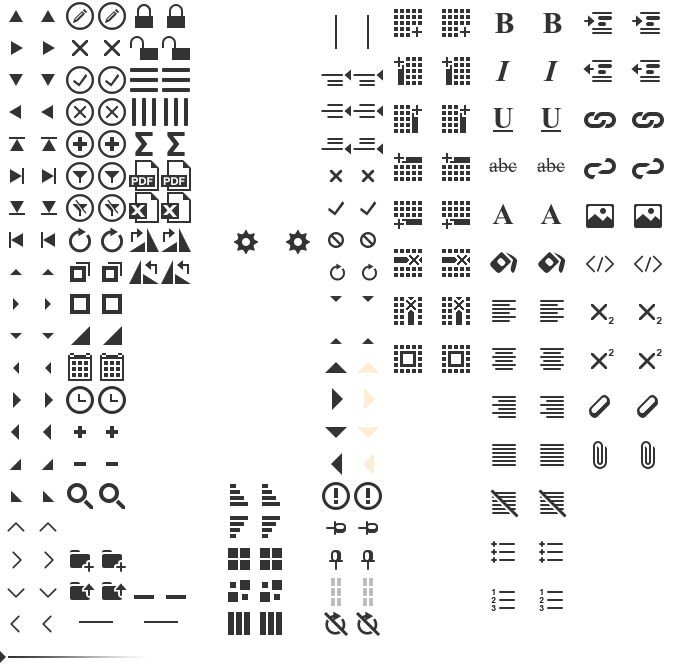
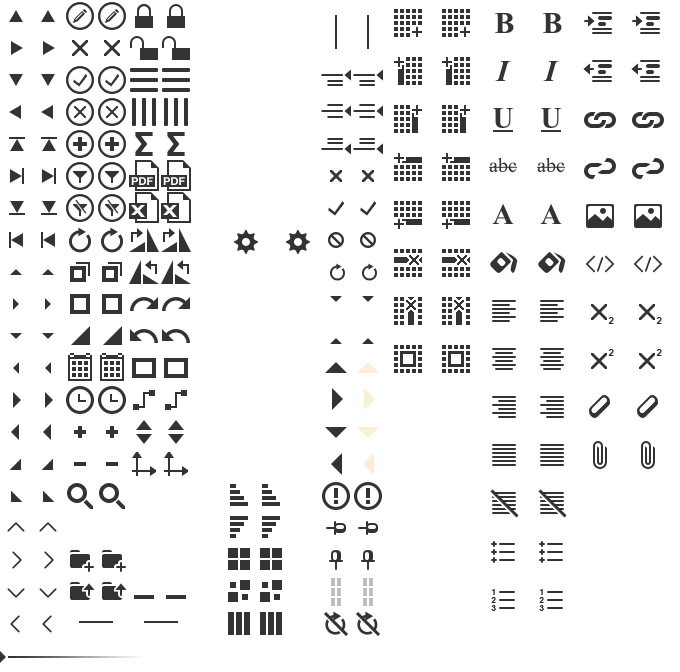
The second 680 × 672 image is a revision of the first. Changes to its layers:
added layer "dimension hover" above "dimension" over [164, 452, 188, 476]
added layer "dimension" above "kpi hover" over [132, 452, 156, 476]
added layer "kpi hover" above "kpi" over [168, 420, 184, 444]
added layer "kpi" above "connector hover" over [136, 420, 152, 444]
added layer "connector hover" above "connector" over [165, 390, 187, 410]
added layer "connector" above "shape hover" over [133, 390, 155, 410]
added layer "shape hover" above "shape" over [164, 358, 188, 378]
added layer "shape" above "undo hover" over [132, 358, 156, 378]
added layer "undo hover" above "undo" over [162, 329, 190, 343]
added layer "undo" above "redo hover" over [130, 329, 158, 343]
added layer "redo hover" above "redo" over [162, 297, 190, 311]
added layer "redo" above "Rotate" over [130, 297, 158, 311]
